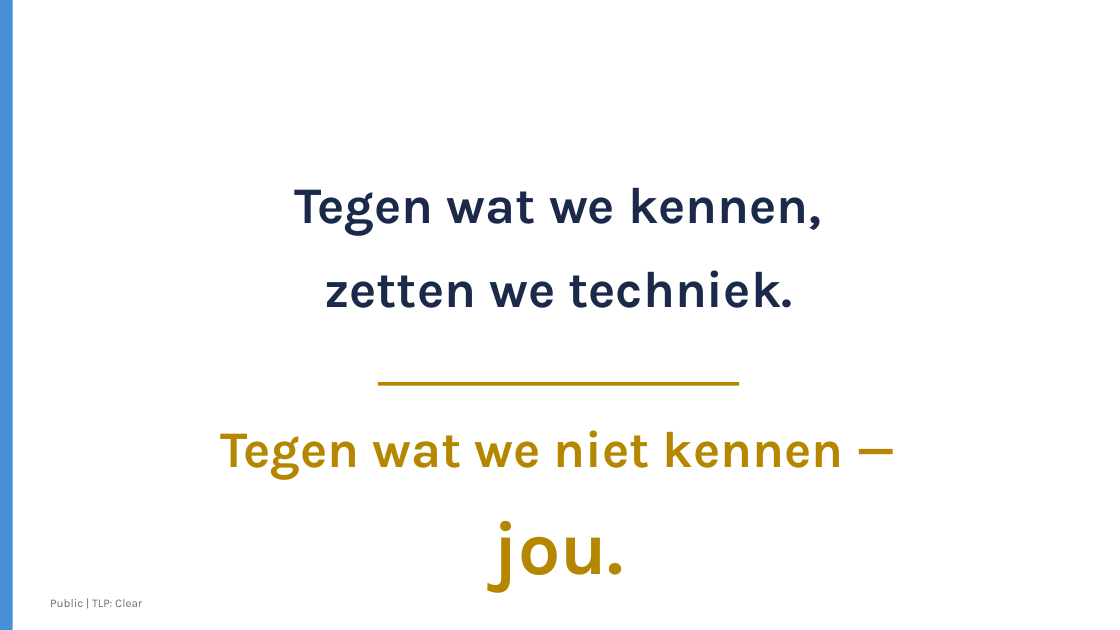
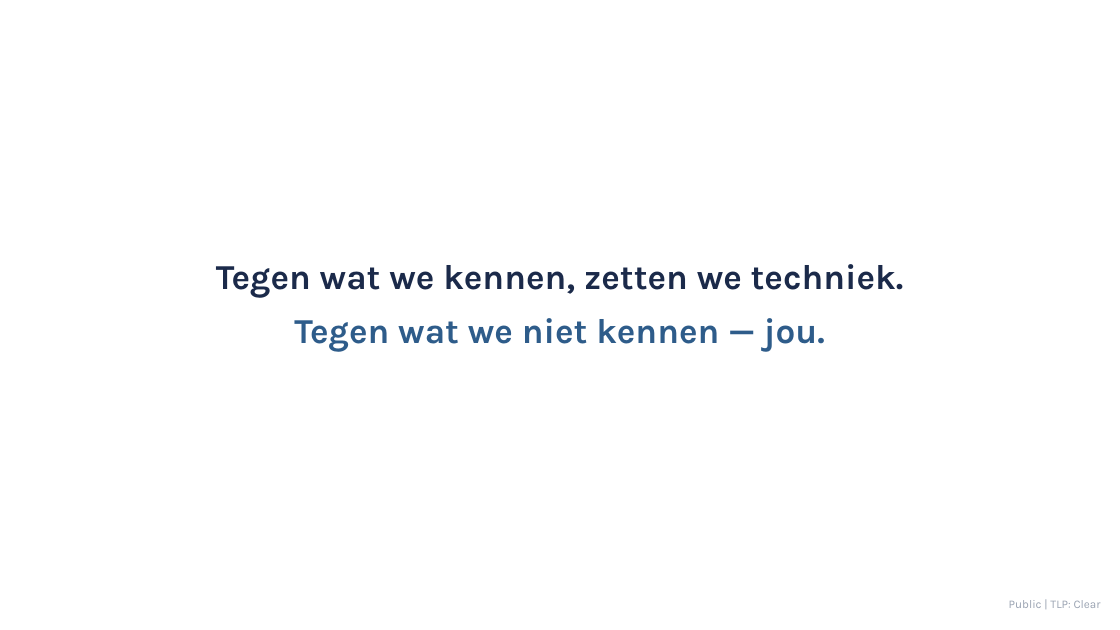
Before and after one commit to security-commons-nl/kennisbank, a slide deck: slide 11 of security/awareness-digitale-veiligheid/Learning_digitale_veiligheid_voor_managers.pptx. Drawn at 1120x630 pixels with LibreOffice and Linux fonts; fonts in the diff are those of the drawing. Boxes give left, top, right and bottom in pixels: in the first picture for what was removed or moved away, otherwise in the second. Text is boxed around its words. In the diff, an @@ line names an element or a change of style, - is before the commit and + after.

```diff
--- a/security/awareness-digitale-veiligheid/Learning_digitale_veiligheid_voor_managers.pptx
+++ b/security/awareness-digitale-veiligheid/Learning_digitale_veiligheid_voor_managers.pptx
@@ rectangle removed at bbox=[0, 0, 13, 630] @@
@@ text removed at bbox=[295, 187, 822, 236] @@
-Tegen wat we kennen,
@@ text "Tegen wat we kennen, zetten ..." at bbox=[216, 264, 904, 352]: vertical alignment top to middle @@
@@ text at bbox=[216, 264, 904, 352]: text changed; size 44 to 30 pt @@
-zetten we techniek.
+Tegen wat we kennen, zetten we techniek.
+Tegen wat we niet kennen — jou.
@@ rectangle removed at bbox=[378, 382, 739, 386] @@
@@ text removed at bbox=[220, 430, 844, 479] @@
-Tegen wat we niet kennen —
@@ text removed at bbox=[494, 521, 624, 591] @@
-jou.
@@ text "Public | TLP: Clear": place and size @@
-text "Public | TLP: Clear" at bbox=[50, 599, 142, 607]
+text "Public | TLP: Clear" at bbox=[1009, 600, 1101, 608]
@@ text "Public | TLP: Clear" at bbox=[1009, 600, 1101, 608]: text colour #6E6E6E to #9AA3B2; alignment left to right @@
```
Also in this commit, not shown: 7 other slides changed, 18 slides added, 9 slides removed, 1 other file.
